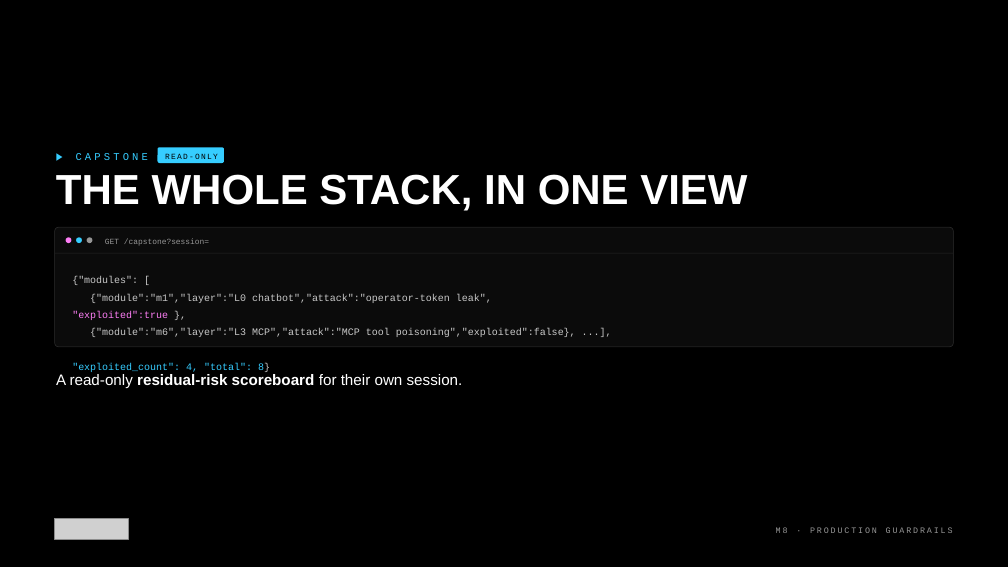
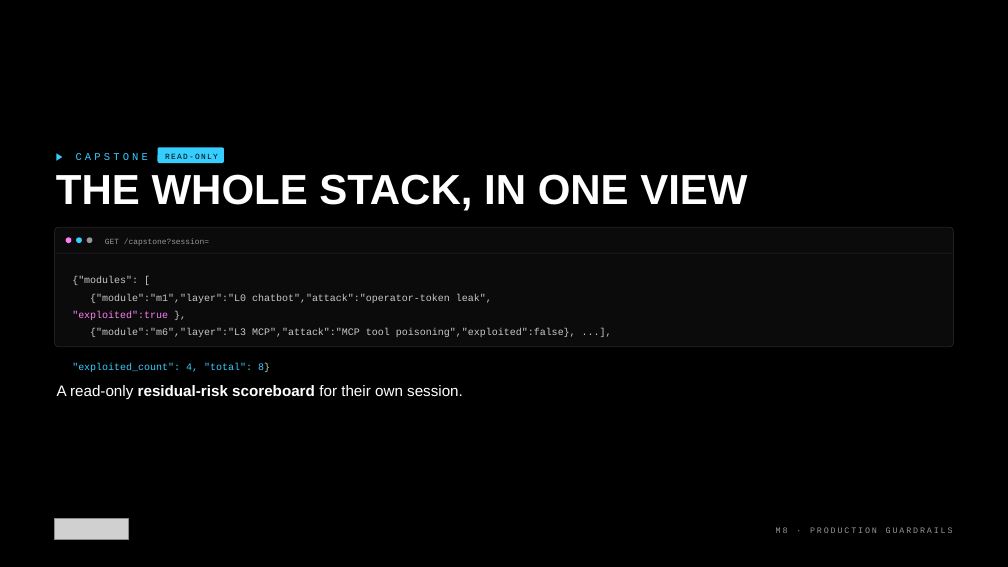
Before and after one commit to kkmookhey/training, a slide deck: slide 18 of blackhat-2026-adversarial-ai/M8-production-defense/slides/M8 Production Guardrails.pptx. Drawn at 1008x567 pixels with LibreOffice and Linux fonts; fonts in the diff are those of the drawing; grey boxes stand for pictures. Boxes give left, top, right and bottom in pixels: in the first picture for what was removed or moved away, otherwise in the second. Text is boxed around its words. In the diff, an @@ line names an element or a change of style, - is before the commit and + after.

```diff
--- a/blackhat-2026-adversarial-ai/M8-production-defense/slides/M8 Production Guardrails.pptx
+++ b/blackhat-2026-adversarial-ai/M8-production-defense/slides/M8 Production Guardrails.pptx
@@ text "A read-only residual-risk scoreboard for ..." moved from (x1=56, y1=374, x2=463, y2=388) to (x1=57, y1=385, x2=463, y2=399) @@
```
Also in this commit, not shown: 5 other files.
